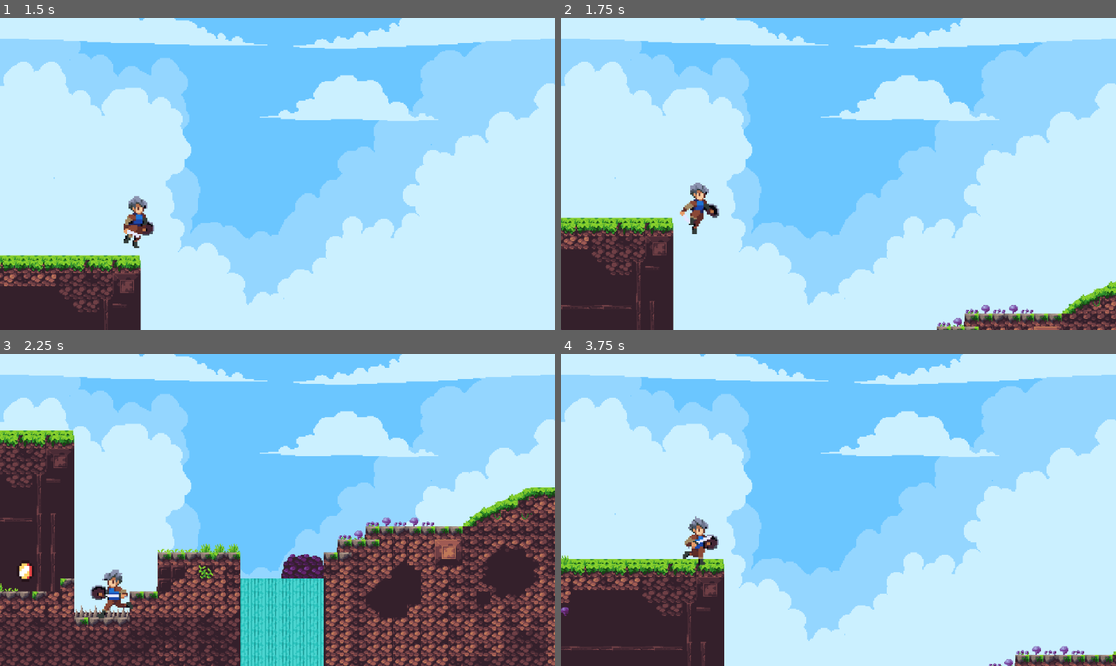
Above: before the commit, frames 1-4 (two rows, left to right).
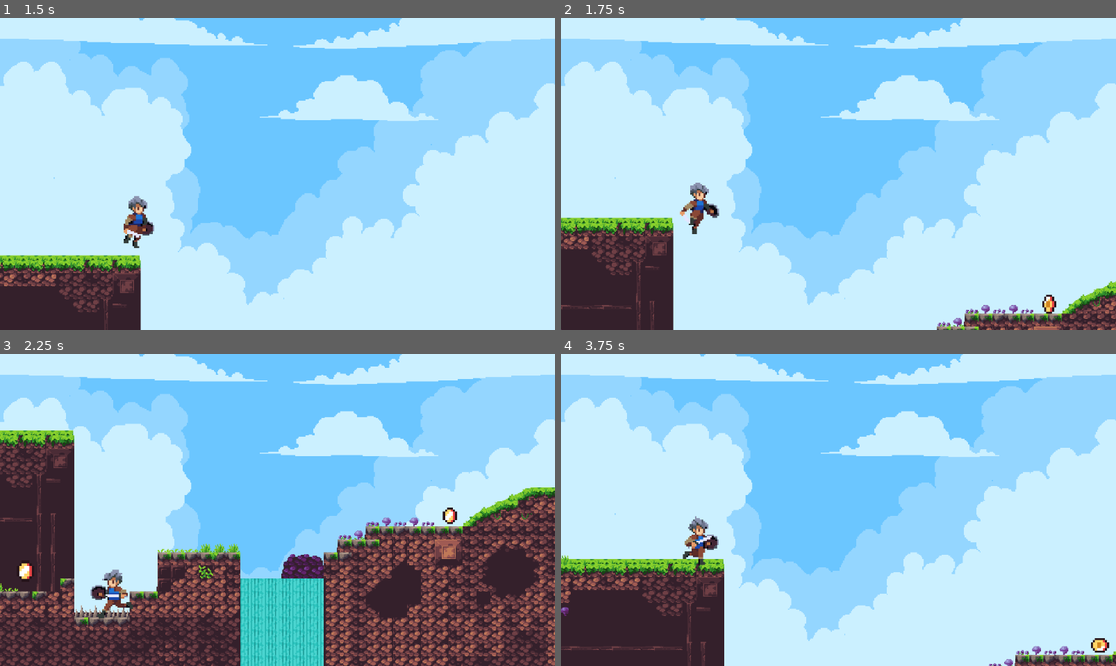
Above: after the commit, the same moments.

Repository: ozimmortal/rune-fall
Game: Godot game, scene res://scenes/game.tscn
Same seed, same stepped clock (60 frames per second), same inputs: the game is played once before the commit and once after it.
Inputs:
- Up to frame 1 (1.5 s): tap Enter (ui_accept) at 0.5, 0.77 s; hold Right (ui_right) from 0.53 s (still down)
- Up to frame 2 (1.75 s): keep holding Right (ui_right); tap Enter (ui_accept) at 1.52 s
- Up to frame 3 (2.25 s): release Right (ui_right) at 2.03 s; hold Left (ui_left) from 2.03 s (still down)
- Up to frame 4 (3.75 s): release Left (ui_left) at 2.78 s; hold Right (ui_right) from 2.78 s (still down); tap Enter (ui_accept) at 3.02 s

Frame 1 is identical in both runs. In frame 2, 0.1% of the frame differs, in the area x 86-90%, y 88-95%; in frame 3, 0.1%; in frame 4, 0.1%, in the area x 95-99%, y 91-96%.

Commit message:
LEVEL 1 COMPLETE Add default audio bus layout and music scene
- Created a default bus layout with two buses: Music and SFX.
- Configured the Music bus with a volume of 1.456 and the SFX bus with a volume of 0.0.
- Added a new music scene that utilizes an AudioStreamPlayer2D to play "time_for_adventure.mp3" on the Music bus.

Diff:
--- /dev/null
+++ b/default_bus_layout.tres
@@ -0,0 +1,15 @@
+[gd_resource type="AudioBusLayout" format=3 uid="uid://orc8t0sll0h1"]
+
+[resource]
+bus/1/name = &"Music"
+bus/1/solo = false
+bus/1/mute = false
+bus/1/bypass_fx = false
+bus/1/volume_db = 1.4560108
+bus/1/send = &"Master"
+bus/2/name = &"SFX"
+bus/2/solo = false
+bus/2/mute = false
+bus/2/bypass_fx = false
+bus/2/volume_db = 0.0
+bus/2/send = &"Master"
--- a/project.godot
+++ b/project.godot
@@ -14,6 +14,10 @@
 run/main_scene="uid://dpyayp716k602"
 config/features=PackedStringArray("4.5", "Forward Plus")
 config/icon="res://icon.svg"
+
+[autoload]
+
+Music="*res://scenes/music.tscn"
 
 [input]
 
--- a/scenes/coin.tscn
+++ b/scenes/coin.tscn
@@ -1,7 +1,8 @@
-[gd_scene load_steps=9 format=3 uid="uid://dqt46s2u5d3ry"]
+[gd_scene load_steps=13 format=3 uid="uid://dqt46s2u5d3ry"]
 
 [ext_resource type="Script" uid="uid://dn3pbmtnmu6vr" path="res://scripts/coin.gd" id="1_i64fm"]
 [ext_resource type="Texture2D" uid="uid://b8r8nv6s8du3f" path="res://assets/utils/Coin.png" id="1_rwqht"]
+[ext_resource type="AudioStream" uid="uid://di06nho3kwus0" path="res://assets/sounds/coin.wav" id="3_11l1o"]
 
 [sub_resource type="AtlasTexture" id="AtlasTexture_i64fm"]
 atlas = ExtResource("1_rwqht")
@@ -40,7 +41,105 @@
 }]
 
 [sub_resource type="CircleShape2D" id="CircleShape2D_jig8b"]
-radius = 8.0
+radius = 10.049875
+
+[sub_resource type="Animation" id="Animation_d14el"]
+resource_name = "pickup"
+tracks/0/type = "value"
+tracks/0/imported = false
+tracks/0/enabled = true
+tracks/0/path = NodePath("AnimatedSprite2D:visible")
+tracks/0/interp = 1
+tracks/0/loop_wrap = true
+tracks/0/keys = {
+"times": PackedFloat32Array(0),
+"transitions": PackedFloat32Array(1),
+"update": 1,
+"values": [false]
+}
+tracks/1/type = "value"
+tracks/1/imported = false
+tracks/1/enabled = true
+tracks/1/path = NodePath("CollisionShape2D:disabled")
+tracks/1/interp = 1
+tracks/1/loop_wrap = true
+tracks/1/keys = {
+"times": PackedFloat32Array(0),
+"transitions": PackedFloat32Array(1),
+"update": 1,
+"values": [true]
+}
+tracks/2/type = "value"
+tracks/2/imported = false
+tracks/2/enabled = true
+tracks/2/path = NodePath("pickup:playing")
+tracks/2/interp = 1
+tracks/2/loop_wrap = true
+tracks/2/keys = {
+"times": PackedFloat32Array(0),
+"transitions": PackedFloat32Array(1),
+"update": 1,
+"values": [true]
+}
+tracks/3/type = "method"
+tracks/3/imported = false
+tracks/3/enabled = true
+tracks/3/path = NodePath(".")
+tracks/3/interp = 1
+tracks/3/loop_wrap = true
+tracks/3/keys = {
+"times": PackedFloat32Array(0.96666664),
+"transitions": PackedFloat32Array(1),
+"values": [{
+"args": [],
+"method": &"queue_free"
+}]
+}
+
+[sub_resource type="Animation" id="Animation_1ikuy"]
+length = 0.001
+tracks/0/type = "value"
+tracks/0/imported = false
+tracks/0/enabled = true
+tracks/0/path = NodePath("AnimatedSprite2D:visible")
+tracks/0/interp = 1
+tracks/0/loop_wrap = true
+tracks/0/keys = {
+"times": PackedFloat32Array(0),
+"transitions": PackedFloat32Array(1),
+"update": 1,
+"values": [true]
+}
+tracks/1/type = "value"
+tracks/1/imported = false
+tracks/1/enabled = true
+tracks/1/path = NodePath("CollisionShape2D:disabled")
+tracks/1/interp = 1
+tracks/1/loop_wrap = true
+tracks/1/keys = {
+"times": PackedFloat32Array(0),
+"transitions": PackedFloat32Array(1),
+"update": 1,
+"values": [false]
+}
+tracks/2/type = "value"
+tracks/2/imported = false
+tracks/2/enabled = true
+tracks/2/path = NodePath("pickup:playing")
+tracks/2/interp = 1
+tracks/2/loop_wrap = true
+tracks/2/keys = {
+"times": PackedFloat32Array(0),
+"transitions": PackedFloat32Array(1),
+"update": 1,
+"values": [false]
+}
+
+[sub_resource type="AnimationLibrary" id="AnimationLibrary_wnlwo"]
+_data = {
+&"RESET": SubResource("Animation_1ikuy"),
+&"pickup": SubResource("Animation_d14el")
+}
 
 [node name="coin" type="Area2D"]
 script = ExtResource("1_i64fm")
@@ -58,4 +157,13 @@
 position = Vector2(3, 7)
 shape = SubResource("CircleShape2D_jig8b")
 
+[node name="pickup" type="AudioStreamPlayer2D" parent="."]
+stream = ExtResource("3_11l1o")
+bus = &"SFX"
+
+[node name="AnimationPlayer" type="AnimationPlayer" parent="."]
+libraries = {
+&"": SubResource("AnimationLibrary_wnlwo")
+}
+
 [connection signal="body_entered" from="." to="." method="_on_body_entered"]
--- a/scenes/game.tscn
+++ b/scenes/game.tscn
@@ -1767,7 +1767,7 @@
 position = Vector2(503, 563)
 tile_set = SubResource("TileSet_vtaks")
 format = 2
-layer_0/tile_data = PackedInt32Array(-655384, 131074, 0, -65 …(85305 unchanged characters)… -917457, 1179650, 9, -917458, 1179650, 8)
+layer_0/tile_data = PackedInt32Array(-655384, 131074, 0, -65 …(85305 unchanged characters)… -917457, 1179650, 9, -917458, 1179650, 8, 65737, 65538, 1, 131273, 65538, 2, 196809, 65538, 3, 202, 131074, 0, 65738, 131074, 1, 131274, 131074, 2, 196810, 131074, 3, 262346, 131074, 4, 203, 196610, 0, 65739, 196610, 1, 131275, 196610, 2, 196811, 196610, 3, 262347, 196610, 4, 204, 262146, 0, 65740, 262146, 1, 131276, 262146, 2, 196812, 262146, 3, 262348, 262146, 4, 65741, 327682, 1, 131277, 327682, 2, 196813, 327682, 3, -327470, 65538, 1, -261934, 65538, 2, -196398, 65538, 3, -393005, 131074, 0, -327469, 131074, 1, -261933, 131074, 2, -196397, 131074, 3, -130861, 131074, 4, -393004, 196610, 0, -327468, 196610, 1, -261932, 196610, 2, -196396, 196610, 3, -130860, 196610, 4, -393003, 262146, 0, -327467, 262146, 1, -261931, 262146, 2, -196395, 262146, 3, -130859, 262146, 4, -327466, 327682, 1, -261930, 327682, 2, -196394, 327682, 3)
 
 [node name="CanvasLayer" type="CanvasLayer" parent="."]
 layer = -100
@@ -1828,12 +1828,6 @@
 position = Vector2(4.5, 0)
 shape = SubResource("RectangleShape2D_vtaks")
 
-[node name="coin" parent="." instance=ExtResource("11_kvpfn")]
-position = Vector2(1376, 293)
-
-[node name="coin2" parent="." instance=ExtResource("11_kvpfn")]
-position = Vector2(316, 548)
-
 [node name="label" type="Node" parent="."]
 
 [node name="score" type="Label" parent="label"]
@@ -1843,3 +1837,31 @@
 offset_right = 2381.0
 offset_bottom = 383.0
 label_settings = SubResource("LabelSettings_dinhu")
+
+[node name="coins" type="Node" parent="."]
+
+[node name="coin" parent="coins" instance=ExtResource("11_kvpfn")]
+position = Vector2(1294, 299)
+
+[node name="coin5" parent="coins" instance=ExtResource("11_kvpfn")]
+position = Vector2(2450, 498)
+scale = Vector2(0.8, 0.8)
+
+[node name="coin7" parent="coins" instance=ExtResource("11_kvpfn")]
+position = Vector2(2484, 626)
+scale = Vector2(0.8, 0.8)
+
+[node name="coin6" parent="coins" instance=ExtResource("11_kvpfn")]
+position = Vector2(3849, 479)
+scale = Vector2(0.8, 0.8)
+
+[node name="coin2" parent="coins" instance=ExtResource("11_kvpfn")]
+position = Vector2(234, 554)
+
+[node name="coin3" parent="coins" instance=ExtResource("11_kvpfn")]
+position = Vector2(1056, 403)
+scale = Vector2(0.8, 0.8)
+
+[node name="coin4" parent="coins" instance=ExtResource("11_kvpfn")]
+position = Vector2(724, 487)
+scale = Vector2(0.8, 0.8)
--- /dev/null
+++ b/scenes/music.tscn
@@ -0,0 +1,8 @@
+[gd_scene load_steps=2 format=3 uid="uid://c0dl06dilpsg7"]
+
+[ext_resource type="AudioStream" uid="uid://0s4kueylgnwk" path="res://assets/music/time_for_adventure.mp3" id="1_05ggv"]
+
+[node name="music" type="AudioStreamPlayer2D"]
+stream = ExtResource("1_05ggv")
+autoplay = true
+bus = &"Music"
--- a/scripts/coin.gd
+++ b/scripts/coin.gd
@@ -3,11 +3,11 @@
 
 
 @onready var game_manager: Node = %GameManager
+@onready var animation_player: AnimationPlayer = $AnimationPlayer
 
 
 
 func _on_body_entered(body: Node2D) -> void:
 	if body.name == "Player":
 		game_manager.add_point()
-
-		queue_free()
+		animation_player.play("pickup")
--- a/scripts/game_manager.gd
+++ b/scripts/game_manager.gd
@@ -3,7 +3,11 @@
 
 var C = 0
 @onready var score: Label = %score
+
+func _ready() -> void:
+	score.text = "You have collected" + str(C) + "coins."
+
 func add_point():
 	C += 1
 	score.text = "You have collected" + str(C) + "coins."
-	print(score)
+	print(C)
Not shown, added: assets/music/time_for_adventure.mp3
Not shown, added: assets/player/music/time_for_adventure.mp3
